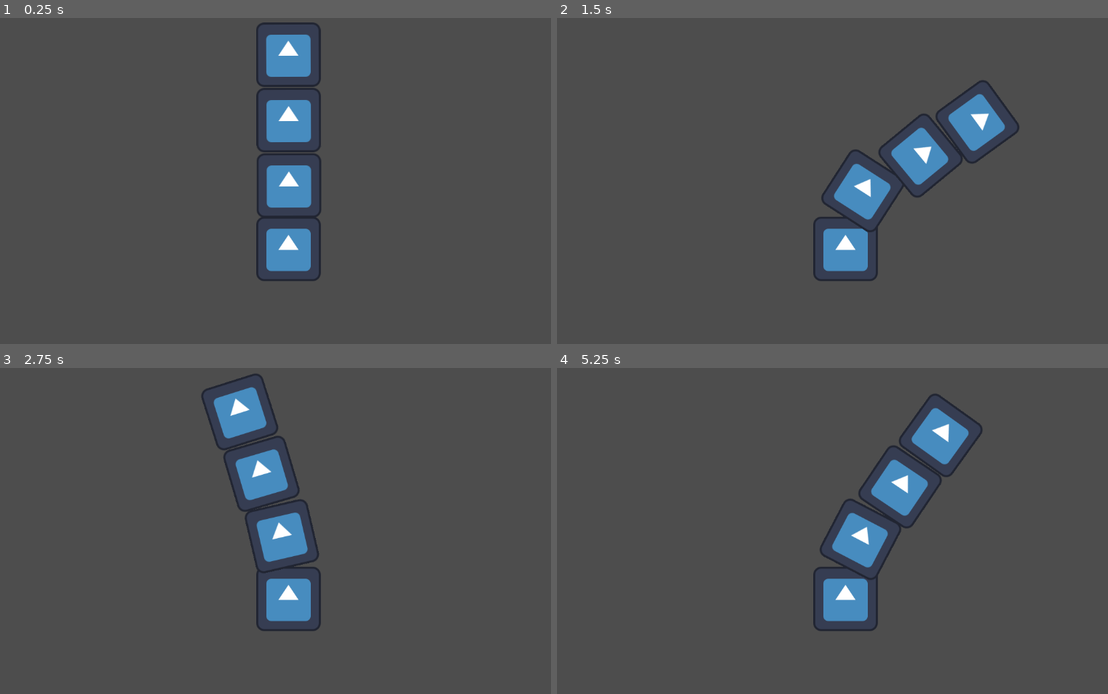
Above: before the commit, frames 1-4 (two rows, left to right).
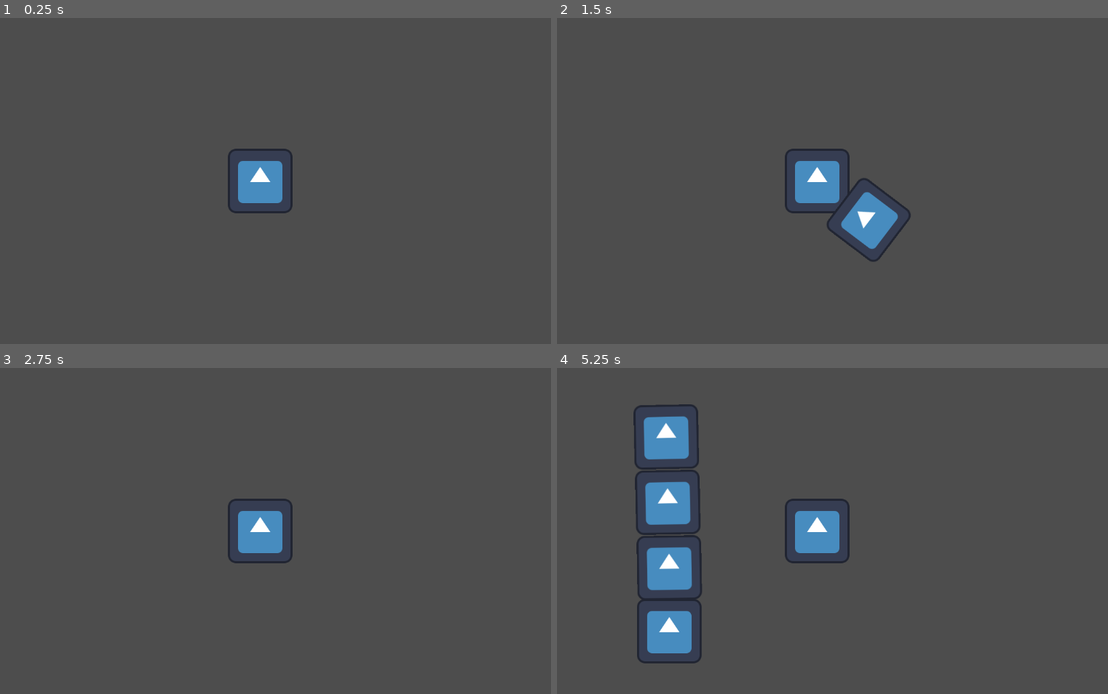
Above: after the commit, the same moments.

Repository: mikeedwards/cozy-jam-2023-moar-autumn
Game: Godot game, scene res://World/main.tscn
The game is run twice, just before and just after one commit, with the same random seed, the same clock (stepped at 60 frames per second) and the same inputs. The engine's default icon, where the game draws it, is replaced by a stand-in: a white triangle on a blue panel in a dark square.
Inputs:
- Up to frame 1 (0.25 s): no input
- Up to frame 2 (1.5 s): tap Enter (ui_accept) at 0.5, 0.77, 1.07 s; hold W 0.53-1.28 s; hold Q 0.53-1.28 s; tap E at 0.8, 1.35 s; hold Down (ui_down) from 1.28 s (still down)
- Up to frame 3 (2.75 s): tap Enter (ui_accept) at 1.52, 1.55, 1.82, 2.1 s; release Down (ui_down) at 2.03 s; hold W from 2.03 s (still down); hold Q from 2.03 s (still down)
- Up to frame 4 (5.25 s): release Q at 2.78 s; tap Q at 2.85, 4.35 s; tap Enter (ui_accept) at 3.02, 3.32, 3.77, 3.8, 4.07, 4.52, 4.82 s; tap E at 3.05 s; release W at 3.53 s; hold E 3.53-4.28 s; hold Down (ui_down) from 3.53 s (still down); hold E from 5.03 s (still down)

The runs differ from the first frame. In frame 1, 5.9% of the frame differs, in the area x 41-59%, y 1-81%; in frame 2, 6.9%; in frame 3, 5.8%; in frame 4, 12%, in the area x 13-78%, y 7-91%.

Commit message:
factor out pan and spirit and implement basic tree hitting

Diff:
--- /dev/null
+++ b/Pan/pan.gd
@@ -0,0 +1,28 @@
+class_name Pan
+extends CharacterBody2D
+
+var spinning = false
+var av = 0
+var ANG_SPEED = PI * -6 # 1 rot per 0.25 seconds
+var ANG_ACCEL = PI * -16 # 1 rot per 0.25 seconds
+
+func _ready():
+	collision_layer = 0
+
+func _process(delta):
+	if spinning:
+		av += ANG_ACCEL * delta
+		av = ANG_SPEED if av < ANG_SPEED else av
+		rotation += delta * av
+
+	if rotation <= PI * -2:
+		spinning = false
+		av = 0
+		rotation = 0
+		collision_layer = 0
+
+	if Input.is_action_just_pressed("ui_down") and not spinning:
+		spinning = true
+		collision_layer = 2
+
+	visible = spinning
--- /dev/null
+++ b/Pan/pan.tscn
@@ -0,0 +1,21 @@
+[gd_scene load_steps=4 format=3 uid="uid://coah1v1o3ifg0"]
+
+[ext_resource type="Script" path="res://Pan/pan.gd" id="1_rctmi"]
+[ext_resource type="Texture2D" uid="uid://koygmvef5dh5" path="res://Assets/icon.svg" id="2_2yn86"]
+
+[sub_resource type="CircleShape2D" id="CircleShape2D_8q3vx"]
+radius = 64.9384
+
+[node name="Pan" type="CharacterBody2D"]
+collision_layer = 2
+collision_mask = 8
+script = ExtResource("1_rctmi")
+
+[node name="Icon" type="Sprite2D" parent="."]
+position = Vector2(0, 128)
+texture = ExtResource("2_2yn86")
+
+[node name="CollisionShape2D" type="CollisionShape2D" parent="."]
+position = Vector2(0, 128)
+shape = SubResource("CircleShape2D_8q3vx")
+debug_color = Color(0.847059, 0.376471, 0, 0.419608)
--- /dev/null
+++ b/Spirit/spirit.gd
@@ -0,0 +1,28 @@
+class_name Spirit
+extends CharacterBody2D
+
+@export var SPEED_X: float = 18000.0
+@export var JUMP_IMPULSE: float = 36000.0
+@export var GRAVITY: float = 10.0
+@export var IMPULSE_LIMIT: float = 0.25
+var impulse_timer = 0
+
+func _physics_process(delta):
+	var impulse = JUMP_IMPULSE
+	if position.y <= 0:
+		impulse = 0
+	if impulse_timer > 0:
+		impulse = 0
+
+	var vx: Vector2 = SPEED_X * delta * Vector2.RIGHT
+	var vy: Vector2 = (velocity.y + GRAVITY) * Vector2.DOWN
+
+	if Input.is_action_just_pressed("ui_accept"):
+		vy += Vector2.UP * impulse * delta
+		impulse_timer = IMPULSE_LIMIT
+
+	impulse_timer -= delta
+
+	velocity = vx + vy
+
+	move_and_slide()
--- /dev/null
+++ b/Spirit/spirit.tscn
@@ -0,0 +1,26 @@
+[gd_scene load_steps=5 format=3 uid="uid://dpf77nqribrok"]
+
+[ext_resource type="Script" path="res://Spirit/spirit.gd" id="1_kgdte"]
+[ext_resource type="Texture2D" uid="uid://koygmvef5dh5" path="res://Assets/icon.svg" id="2_2wsqq"]
+[ext_resource type="PackedScene" uid="uid://coah1v1o3ifg0" path="res://Pan/pan.tscn" id="3_8kf2h"]
+
+[sub_resource type="CircleShape2D" id="CircleShape2D_1su6k"]
+radius = 64.2806
+
+[node name="Spirit" type="CharacterBody2D"]
+position = Vector2(0, 324)
+collision_layer = 4
+collision_mask = 0
+script = ExtResource("1_kgdte")
+metadata/_edit_group_ = true
+
+[node name="Sprite" type="Sprite2D" parent="."]
+texture = ExtResource("2_2wsqq")
+
+[node name="CollisionShape2D" type="CollisionShape2D" parent="."]
+shape = SubResource("CircleShape2D_1su6k")
+debug_color = Color(0.631373, 0.345098, 1, 0.419608)
+
+[node name="Camera2D" type="Camera2D" parent="."]
+
+[node name="Pan" parent="." instance=ExtResource("3_8kf2h")]
--- a/Tree/tree.gd
+++ b/Tree/tree.gd
@@ -6,12 +6,21 @@
 	$TrunkSegment02/Trunk02,
 	$TrunkSegment03/Trunk03
 	]
+var hit := [false, false, false]
 
 func _physics_process(_delta):
-	var hit := [Input.is_key_pressed(KEY_Q), Input.is_key_pressed(KEY_W), Input.is_key_pressed(KEY_E)]
 	if hit[0]:
 		trunk[0].apply_central_impulse(Vector2(600 * _delta,0))
 	if hit[1]:
 		trunk[1].apply_central_impulse(Vector2(600 * _delta,0))
 	if hit[2]:
 		trunk[2].apply_central_impulse(Vector2(600 * _delta,0))
+
+func _on_trunk_area_01_body_entered(body):
+	hit[0] = true
+
+func _on_trunk_area_02_body_entered(body):
+	hit[1] = true
+
+func _on_trunk_area_03_body_entered(body):
+	hit[2] = true
--- a/Tree/tree.tscn
+++ b/Tree/tree.tscn
@@ -9,11 +9,11 @@
 [sub_resource type="CircleShape2D" id="CircleShape2D_dkwe4"]
 radius = 60.7063
 
+[sub_resource type="CircleShape2D" id="CircleShape2D_myr13"]
+radius = 63.5315
+
 [sub_resource type="CircleShape2D" id="CircleShape2D_buu4y"]
 radius = 62.6279
-
-[sub_resource type="CircleShape2D" id="CircleShape2D_myr13"]
-radius = 63.5315
 
 [node name="Tree" type="Node2D"]
 script = ExtResource("1_exp2f")
@@ -74,6 +74,15 @@
 bias = 0.5
 disable_collision = false
 
+[node name="TrunkArea01" type="Area2D" parent="TrunkSegment01"]
+position = Vector2(0, -260)
+collision_layer = 8
+collision_mask = 2
+
+[node name="CollisionShape2D" type="CollisionShape2D" parent="TrunkSegment01/TrunkArea01"]
+position = Vector2(2.5, -192)
+shape = SubResource("CircleShape2D_myr13")
+
 [node name="TrunkSegment02" type="Node2D" parent="."]
 position = Vector2(0, -130)
 
@@ -119,6 +128,15 @@
 bias = 0.5
 disable_collision = false
 
+[node name="TrunkArea02" type="Area2D" parent="TrunkSegment02"]
+position = Vector2(0, -130)
+collision_layer = 8
+collision_mask = 2
+
+[node name="CollisionShape2D" type="CollisionShape2D" parent="TrunkSegment02/TrunkArea02"]
+position = Vector2(2.5, -192)
+shape = SubResource("CircleShape2D_myr13")
+
 [node name="TrunkSegment03" type="Node2D" parent="."]
 position = Vector2(0, -260)
 
@@ -163,3 +181,15 @@
 node_b = NodePath("../Trunk03")
 bias = 0.5
 disable_collision = false
+
+[node name="TrunkArea03" type="Area2D" parent="TrunkSegment03"]
+collision_layer = 8
+collision_mask = 2
+
+[node name="CollisionShape2D" type="CollisionShape2D" parent="TrunkSegment03/TrunkArea03"]
+position = Vector2(2.5, -192)
+shape = SubResource("CircleShape2D_myr13")
+
+[connection signal="body_entered" from="TrunkSegment01/TrunkArea01" to="." method="_on_trunk_area_01_body_entered"]
+[connection signal="body_entered" from="TrunkSegment02/TrunkArea02" to="." method="_on_trunk_area_02_body_entered"]
+[connection signal="body_entered" from="TrunkSegment03/TrunkArea03" to="." method="_on_trunk_area_03_body_entered"]
--- a/World/Spirit.gd
+++ /dev/null
@@ -1 +0,0 @@
-extends CharacterBody2D
--- a/World/main.tscn
+++ b/World/main.tscn
@@ -1,174 +1,14 @@
-[gd_scene load_steps=7 format=3 uid="uid://bphfeyiyy3ujw"]
+[gd_scene load_steps=3 format=3 uid="uid://bphfeyiyy3ujw"]
 
-[ext_resource type="Texture2D" uid="uid://koygmvef5dh5" path="res://Assets/icon.svg" id="1_o12rl"]
-[ext_resource type="Script" path="res://Tree/tree.gd" id="1_yujm5"]
-
-[sub_resource type="CircleShape2D" id="CircleShape2D_n7uw1"]
-radius = 61.5183
-
-[sub_resource type="CircleShape2D" id="CircleShape2D_dkwe4"]
-radius = 60.7063
-
-[sub_resource type="CircleShape2D" id="CircleShape2D_buu4y"]
-radius = 62.6279
-
-[sub_resource type="CircleShape2D" id="CircleShape2D_myr13"]
-radius = 63.5315
+[ext_resource type="PackedScene" uid="uid://drspm216mrsea" path="res://Tree/tree.tscn" id="1_76e4i"]
+[ext_resource type="PackedScene" uid="uid://dpf77nqribrok" path="res://Spirit/spirit.tscn" id="2_lhyp1"]
 
 [node name="Main" type="Node2D"]
 
-[node name="Tree" type="Node2D" parent="."]
-position = Vector2(631, 524)
-script = ExtResource("1_yujm5")
+[node name="Tree" parent="." instance=ExtResource("1_76e4i")]
+position = Vector2(747, 616)
 
-[node name="Stump" type="StaticBody2D" parent="Tree"]
-position = Vector2(0, -66)
-metadata/_edit_group_ = true
+[node name="Spirit" parent="." instance=ExtResource("2_lhyp1")]
 
-[node name="Sprite" type="Sprite2D" parent="Tree/Stump"]
-position = Vector2(1, 1)
-texture = ExtResource("1_o12rl")
-
-[node name="CollisionShape2D" type="CollisionShape2D" parent="Tree/Stump"]
-position = Vector2(0.5, 1.5)
-shape = SubResource("CircleShape2D_n7uw1")
-
-[node name="TrunkSegment01" type="Node2D" parent="Tree"]
-
-[node name="Trunk01" type="RigidBody2D" parent="Tree/TrunkSegment01"]
-position = Vector2(1, -128)
-mass = 0.2
-metadata/_edit_group_ = true
-
-[node name="Sprite" type="Sprite2D" parent="Tree/TrunkSegment01/Trunk01"]
-position = Vector2(1, -63)
-texture = ExtResource("1_o12rl")
-
-[node name="CollisionShape2D" type="CollisionShape2D" parent="Tree/TrunkSegment01/Trunk01"]
-position = Vector2(1.5, -64)
-shape = SubResource("CircleShape2D_dkwe4")
-
-[node name="JointLeft" type="DampedSpringJoint2D" parent="Tree/TrunkSegment01"]
-position = Vector2(-64, -157)
-scale = Vector2(1, 1)
-node_a = NodePath("../Trunk01")
-node_b = NodePath("../../Stump")
-bias = 0.5
-disable_collision = false
-length = 64.0
-rest_length = 16.0
-stiffness = 48.0
-damping = 0.1
-
-[node name="JointRight" type="DampedSpringJoint2D" parent="Tree/TrunkSegment01"]
-position = Vector2(64, -157)
-scale = Vector2(1, 1)
-node_a = NodePath("../Trunk01")
-node_b = NodePath("../../Stump")
-bias = 0.5
-disable_collision = false
-length = 64.0
-rest_length = 16.0
-stiffness = 48.0
-damping = 0.1
-
-[node name="PinJoint2D" type="PinJoint2D" parent="Tree/TrunkSegment01"]
-position = Vector2(1, -129)
-node_a = NodePath("../../Stump")
-node_b = NodePath("../Trunk01")
-bias = 0.5
-disable_collision = false
-
-[node name="TrunkSegment02" type="Node2D" parent="Tree"]
-position = Vector2(0, -130)
-
-[node name="Trunk02" type="RigidBody2D" parent="Tree/TrunkSegment02"]
-position = Vector2(1, -128)
-mass = 0.2
-metadata/_edit_group_ = true
-
-[node name="Sprite" type="Sprite2D" parent="Tree/TrunkSegment02/Trunk02"]
-position = Vector2(1, -63)
-texture = ExtResource("1_o12rl")
-
-[node name="CollisionShape2D" type="CollisionShape2D" parent="Tree/TrunkSegment02/Trunk02"]
-position = Vector2(1.5, -64)
-shape = SubResource("CircleShape2D_buu4y")
-
-[node name="JointLeft" type="DampedSpringJoint2D" parent="Tree/TrunkSegment02"]
-position = Vector2(-64, -150)
-scale = Vector2(1, 1)
-node_a = NodePath("../Trunk02")
-node_b = NodePath("../../TrunkSegment01/Trunk01")
-bias = 0.5
-disable_collision = false
-length = 64.0
-rest_length = 16.0
-stiffness = 48.0
-damping = 0.1
-
-[node name="JointRight" type="DampedSpringJoint2D" parent="Tree/TrunkSegment02"]
-position = Vector2(64, -151)
-scale = Vector2(1, 1)
-node_a = NodePath("../Trunk02")
-node_b = NodePath("../../TrunkSegment01/Trunk01")
-bias = 0.5
-disable_collision = false
-length = 64.0
-rest_length = 16.0
-stiffness = 48.0
-damping = 0.1
-
-[node name="PinJoint2D" type="PinJoint2D" parent="Tree/TrunkSegment02"]
-position = Vector2(1, 1)
-node_a = NodePath("../../TrunkSegment01/Trunk01")
-node_b = NodePath("../Trunk02")
-bias = 0.5
-disable_collision = false
-
-[node name="TrunkSegment03" type="Node2D" parent="Tree"]
-position = Vector2(0, -260)
-
-[node name="Trunk03" type="RigidBody2D" parent="Tree/TrunkSegment03"]
-position = Vector2(1, -128)
-mass = 0.2
-metadata/_edit_group_ = true
-
-[node name="Sprite" type="Sprite2D" parent="Tree/TrunkSegment03/Trunk03"]
-position = Vector2(1, -63)
-texture = ExtResource("1_o12rl")
-
-[node name="CollisionShape2D" type="CollisionShape2D" parent="Tree/TrunkSegment03/Trunk03"]
-position = Vector2(1.5, -64)
-shape = SubResource("CircleShape2D_myr13")
-
-[node name="JointLeft" type="DampedSpringJoint2D" parent="Tree/TrunkSegment03"]
-position = Vector2(-64, -149)
-scale = Vector2(1, 1)
-node_a = NodePath("../Trunk03")
-node_b = NodePath("../../TrunkSegment02/Trunk02")
-bias = 0.5
-disable_collision = false
-length = 64.0
-rest_length = 16.0
-stiffness = 48.0
-damping = 0.1
-
-[node name="JointRight" type="DampedSpringJoint2D" parent="Tree/TrunkSegment03"]
-position = Vector2(64, -149)
-scale = Vector2(1, 1)
-node_a = NodePath("../Trunk03")
-node_b = NodePath("../../TrunkSegment02/Trunk02")
-bias = 0.5
-disable_collision = false
-length = 64.0
-rest_length = 16.0
-stiffness = 48.0
-damping = 0.1
-
-[node name="PinJoint2D" type="PinJoint2D" parent="Tree/TrunkSegment03"]
-position = Vector2(1, 131)
-node_a = NodePath("../../TrunkSegment02/Trunk02")
-node_b = NodePath("../Trunk03")
-bias = 0.5
-disable_collision = false
+[node name="Tree2" parent="." instance=ExtResource("1_76e4i")]
+position = Vector2(1281, 613)
--- a/project.godot
+++ b/project.godot
@@ -38,6 +38,7 @@
 2d_physics/layer_1="trees"
 2d_physics/layer_2="pan"
 2d_physics/layer_3="spirit"
+2d_physics/layer_4="tree_areas"
 
 [rendering]
 
